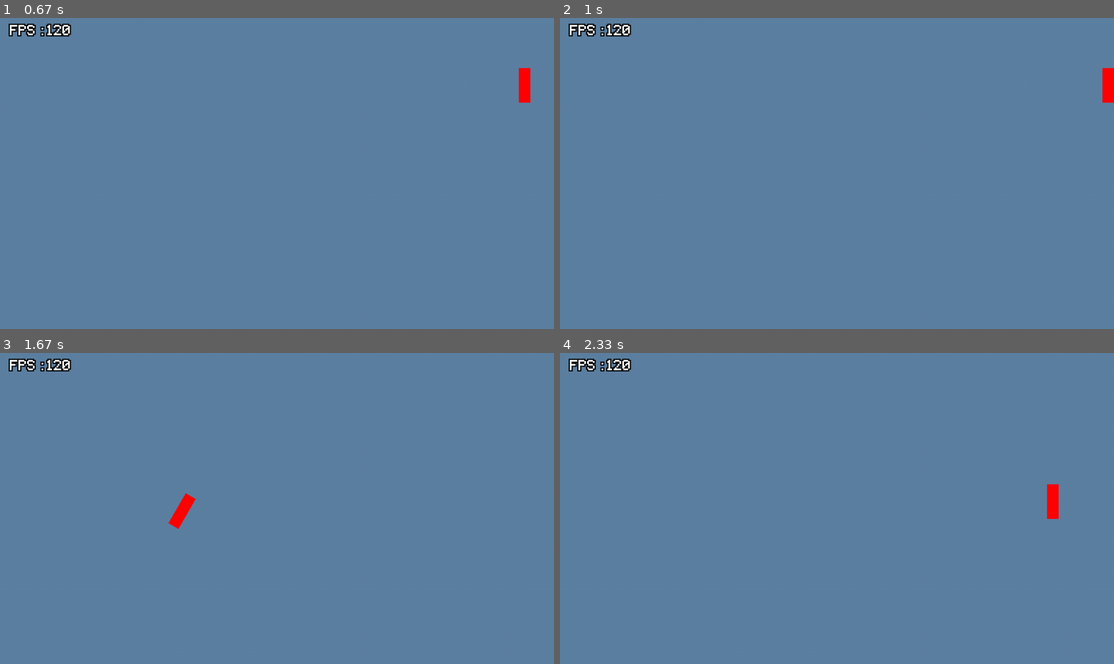
Above: before the commit, frames 1-4 (two rows, left to right).
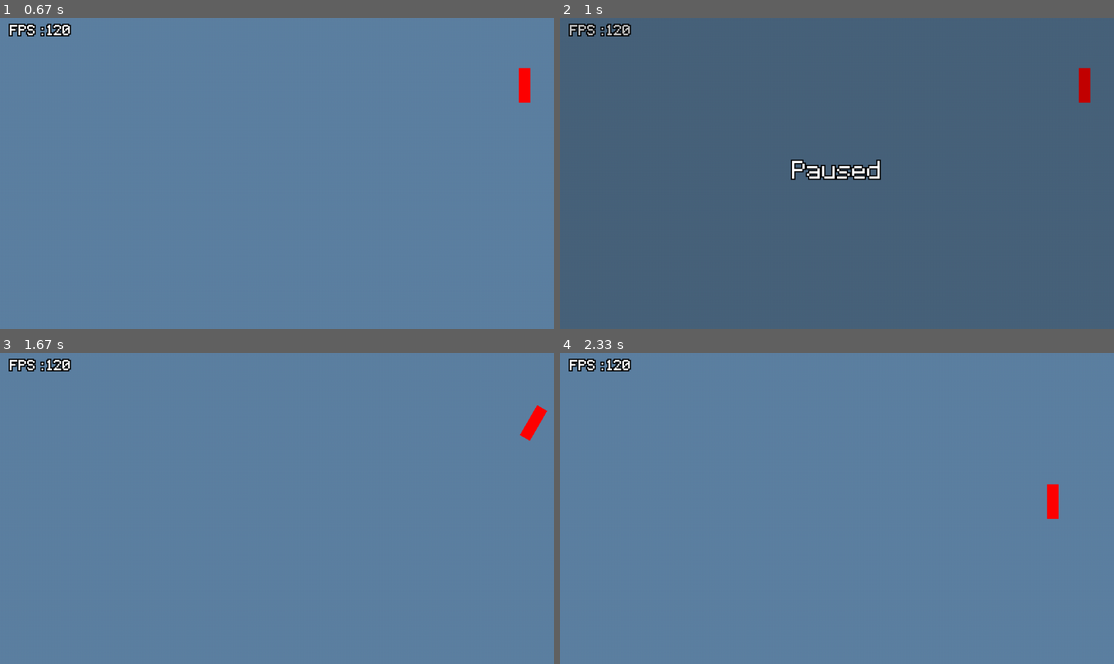
Above: after the commit, the same moments.

Repository: mementojunior123/pygame_framework
Game: pygame game, started from main.py
Same seed, same stepped clock (60 frames per second), same inputs: the game is played once before the commit and once after it.
Inputs (mouse positions are in pixels of both pictures, inside the frame that each line leads up to):
- Up to frame 1 (0.67 s): click (277, 301) at 0.38 s
- Up to frame 2 (1 s): hold P from 0.67 s (still down); hold D from 0.67 s (still down)
- Up to frame 3 (1.67 s): release P at 1.13 s; release D at 1.13 s; hold P 1.17-1.63 s; tap E at 1.23, 1.53 s
- Up to frame 4 (2.33 s): tap Esc at 1.67 s; click (837, 636) at 2.05 s

Frame 1 is identical in both runs. In frame 2, 100% of the frame differs, in the area x 0-100%, y 0-100%; in frame 3, 0.5%; in frame 4, nothing differs.

Commit message:
Made a few more adjusments

Diff:
--- a/core/core.py
+++ b/core/core.py
@@ -77,9 +77,11 @@
     def update_dt(self, target_fps : int|float = 60):
         if self.last_dt_measurment == 0:
             self.dt = 1
+            self.last_dt_measurment = perf_counter()
         else:
-            self.dt = (perf_counter() - self.last_dt_measurment) * target_fps
-        self.last_dt_measurment = perf_counter()
+            mark = perf_counter()
+            self.dt = (mark - self.last_dt_measurment) * target_fps
+            self.last_dt_measurment = mark
 
     def set_debug_message(self, text : str):
         debug_textsprite : TextSprite = core_object.main_ui.get_sprite('debug_sprite')
--- a/game/game_module.py
+++ b/game/game_module.py
@@ -42,7 +42,7 @@
         self.active = True
         self.state = self.STATES.normal
         self.prev_state = None
-        self.game_timer = Timer(-1, time_source=core_object.global_timer.get_time)
+        self.game_timer = Timer(-1)
         self.game_data = {}
         self.make_connections()
 
@@ -50,10 +50,18 @@
         #Setup varaibles
 
     def make_connections(self):
-        pass
+        core_object.event_manager.bind(pygame.KEYDOWN, self.handle_key_event)
 
     def remove_connections(self):
-        pass
+        core_object.event_manager.unbind(pygame.KEYDOWN, self.handle_key_event)
+
+    def handle_key_event(self, event : pygame.Event):
+        if event.type == pygame.KEYDOWN:
+            if event.key == pygame.K_p:
+                if self.state == self.STATES.paused:
+                    self.unpause()
+                elif self.state == self.STATES.normal:
+                    self.pause()
 
     def main_logic(self, delta : float):
         pass
--- a/game/test_player.py
+++ b/game/test_player.py
@@ -45,7 +45,7 @@
 
         element.pivot = Pivot2D(element._position, element.image, (0, 255, 0))
         element.pivot.pivot_offset = pygame.Vector2(-0, 30)
-        track = cls.test_anim.load(element)
+        track = cls.test_anim.load(element, core_object.game.game_timer.get_time)
         track.play()
         cls.unpool(element)
         return element
--- a/utils/animation.py
+++ b/utils/animation.py
@@ -841,8 +841,8 @@
         self.data = data
         self.name : str = name
 
-    def load(self, owner):
-        return AnimationTrack(owner, self.data, self.name)
+    def load(self, owner : 'Sprite', time_source : Callable[[], float]|None = None, timer_factor : float = 1):
+        return AnimationTrack(owner, self.data, self.name, time_source, timer_factor)
 
     def load_file(self, path = "data/animations/animation_data.json"):
         with open(path, "r") as read_file:
